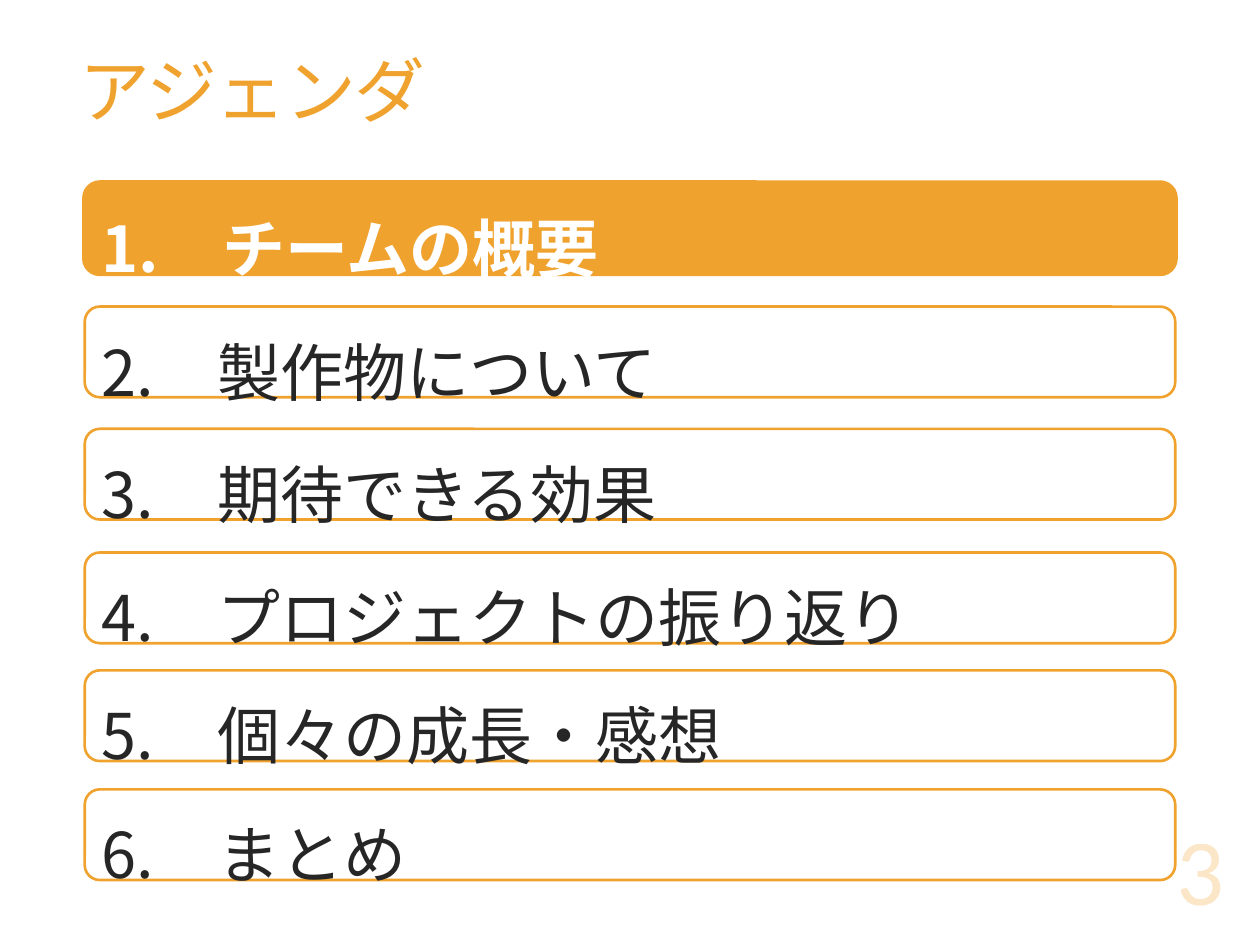
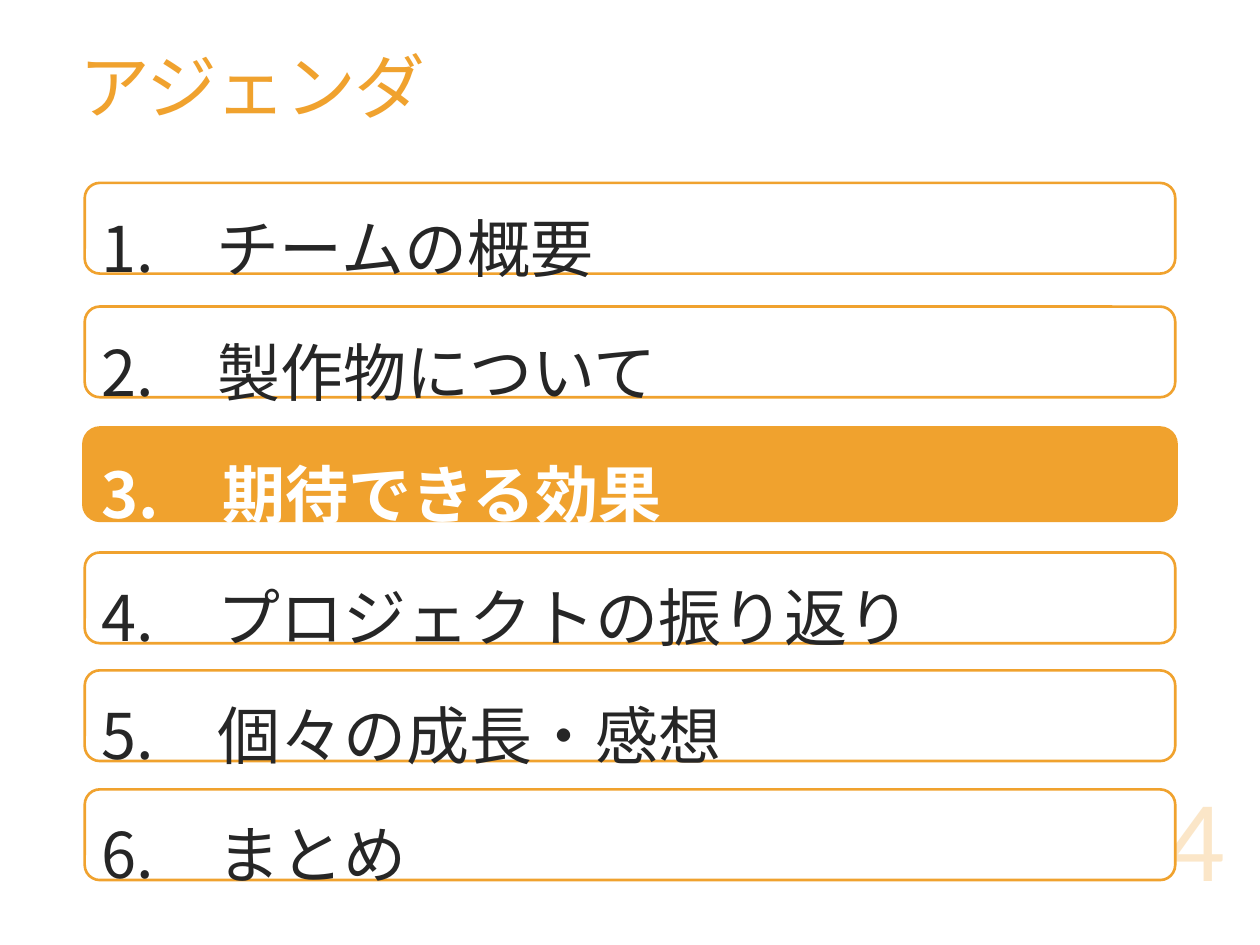
Before and after one commit to DOJO-2021/D-2, a slide deck: slide 14 of documents/プレゼン/Knowledge Holder_清書版.pptx (slide 3 before the commit). Drawn at 1260x945 pixels with LibreOffice and Linux fonts; fonts in the diff are those of the drawing. Boxes give left, top, right and bottom in pixels: in the first picture for what was removed or moved away, otherwise in the second. Text is boxed around its words. In the diff, an @@ line names an element or a change of style, - is before the commit and + after.

```diff
--- a/documents/プレゼン/Knowledge Holder_清書版.pptx
+++ b/documents/プレゼン/Knowledge Holder_清書版.pptx
@@ title "アジェンダ": place and size @@
-title "アジェンダ" at (80,57,426,122)
+title "アジェンダ" at (80,53,426,118)
@@ rounded rectangle "チームの概要" at (84,183,1174,273): text colour #FFFFFF to #262626, bold off; fill #F0A22E to #FFFFFF; outline #F0A22E 3 pt to #F0A22E 1.5 pt @@
@@ rounded rectangle "3. 期待できる効果" at (84,428,1174,519): text colour #262626 to #FFFFFF, bold on; fill #FFFFFF to #F0A22E; outline #F0A22E 1.5 pt to #F0A22E 3 pt @@
@@ page number added at (1108,788,1225,882), 66 pt, text #F0A22E at 25% opacity @@
+14
```
Also in this commit, not shown: 15 other slides changed, 10 slides added, 5 slides removed.
